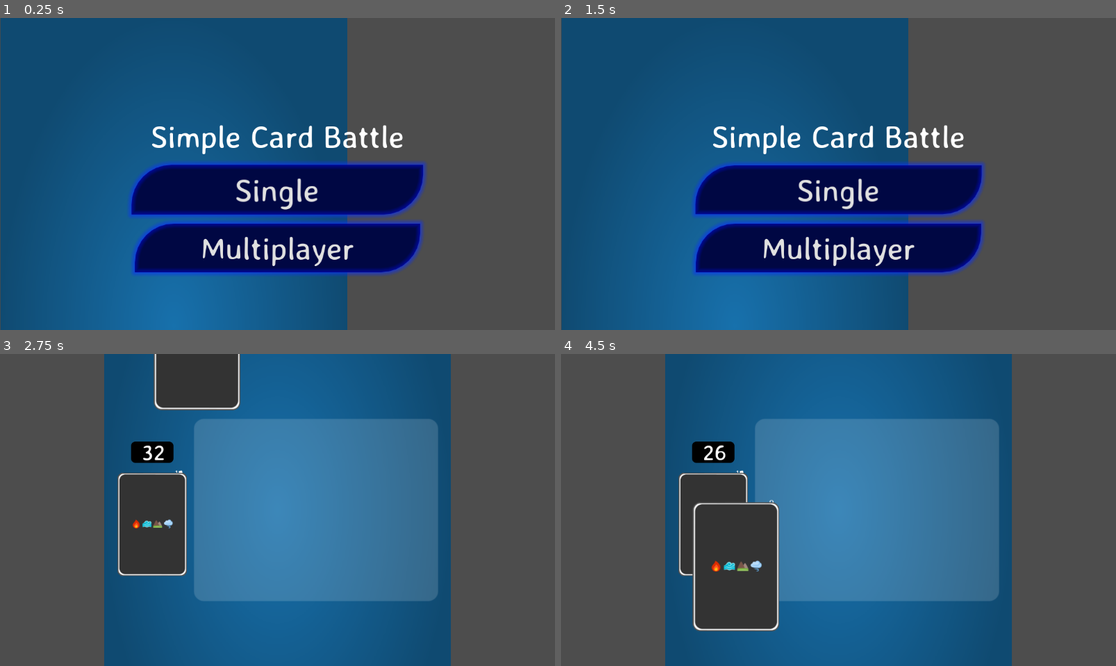
Above: before the commit, frames 1-4 (two rows, left to right).
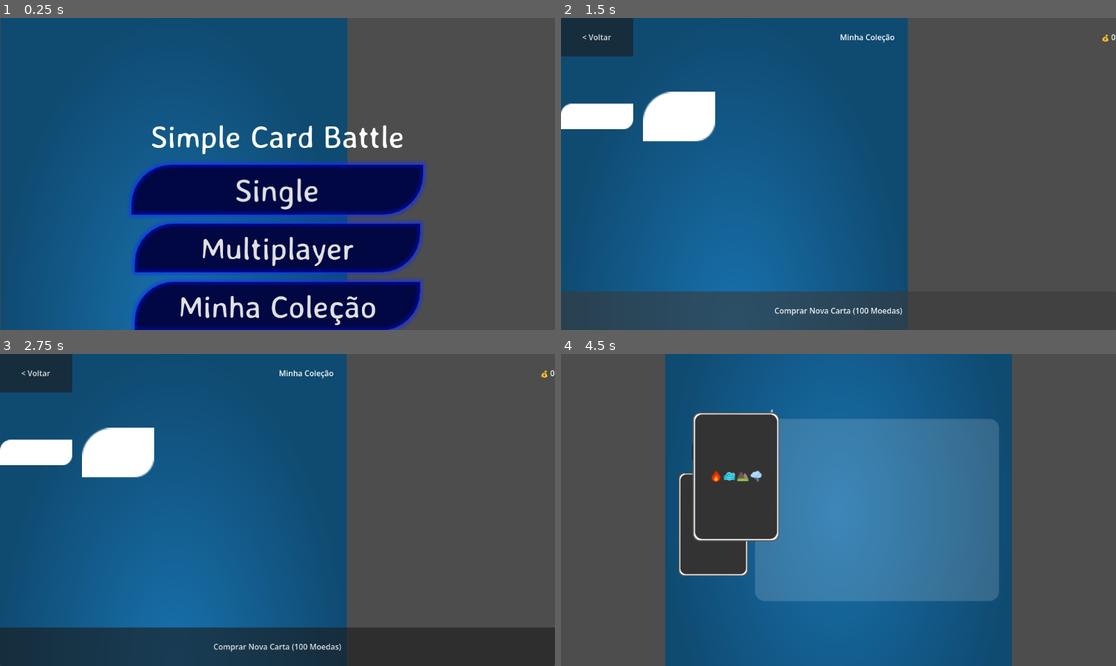
Above: after the commit, the same moments.

Repository: wlsnxx/simple-card-battle
Game: Godot game, scene res://Menu.tscn
Same seed, same stepped clock (60 frames per second), same inputs: the game is played once before the commit and once after it.
Inputs (mouse positions are in pixels of both pictures, inside the frame that each line leads up to):
- Up to frame 1 (0.25 s): no input
- Up to frame 2 (1.5 s): click (838, 305) at 0.5 s, where only the run after the commit has a clickable "Minha Coleção"; click (838, 311) at 1.25 s, where only the run after the commit has a clickable "Comprar Nova Carta (100 Moeda…"
- Up to frame 3 (2.75 s): click (277, 525) at 2 s, where only the run before the commit has a clickable "Single"
- Up to frame 4 (4.5 s): click (599, 372) at 2.75 s, where only the run after the commit has a clickable "< Voltar"; click (838, 525) at 3.5 s, where only the run after the commit has a clickable "Single"; tap Enter at 4.25 s; drag from (710, 525) to (894, 441) at 4.27 s

The runs differ from the first frame. In frame 1, 8.3% of the frame differs, in the area x 23-77%, y 83-100%; in frame 2, 32%; in frame 3, 77%, in the area x 0-100%, y 0-100%; in frame 4, 7.7%.

Commit message:
Add Collection Scene and Gacha Mechanic

Diff:
--- /dev/null
+++ b/godot/Collection.gd
@@ -0,0 +1,92 @@
+extends Node
+
+var ALL_CARDS = ["one", "two", "top", "x10", "back", "back_card"] # All available card textures
+var card_size = 150
+var grid: GridContainer
+var coins_label: Label
+
+func _ready():
+	var bg = preload("res://Background.tscn").instantiate()
+	add_child(bg)
+
+	var vbox = VBoxContainer.new()
+	vbox.set_anchors_preset(Control.PRESET_FULL_RECT)
+	vbox.add_theme_constant_override("separation", 20)
+	add_child(vbox)
+
+	# Header
+	var header = HBoxContainer.new()
+	header.custom_minimum_size = Vector2(0, 80)
+	vbox.add_child(header)
+
+	var btn_back = Button.new()
+	btn_back.text = "< Voltar"
+	btn_back.custom_minimum_size = Vector2(150, 0)
+	btn_back.pressed.connect(func(): Navigator.change_scene(SceneRoutes.HOME))
+	header.add_child(btn_back)
+
+	var title = Label.new()
+	title.text = "Minha Coleção"
+	title.horizontal_alignment = HORIZONTAL_ALIGNMENT_CENTER
+	title.size_flags_horizontal = Control.SIZE_EXPAND_FILL
+	header.add_child(title)
+
+	coins_label = Label.new()
+	coins_label.text = "💰 " + str(SaveService.get_coins())
+	header.add_child(coins_label)
+
+	# Grid
+	var scroll = ScrollContainer.new()
+	scroll.size_flags_vertical = Control.SIZE_EXPAND_FILL
+	vbox.add_child(scroll)
+
+	grid = GridContainer.new()
+	grid.columns = 3
+	grid.add_theme_constant_override("h_separation", 20)
+	grid.add_theme_constant_override("v_separation", 20)
+	grid.size_flags_horizontal = Control.SIZE_EXPAND_FILL
+	scroll.add_child(grid)
+
+	_populate_grid()
+
+	# Store
+	var btn_buy = Button.new()
+	btn_buy.text = "Comprar Nova Carta (100 Moedas)"
+	btn_buy.custom_minimum_size = Vector2(0, 80)
+	btn_buy.pressed.connect(_on_buy_pressed)
+	vbox.add_child(btn_buy)
+
+func _populate_grid():
+	for child in grid.get_children():
+		child.queue_free()
+
+	var unlocked = SaveService.get_unlocked_cards()
+	for card_id in unlocked:
+		var tex_rect = TextureRect.new()
+		tex_rect.texture = load("res://Card/" + card_id + ".png")
+		tex_rect.expand_mode = TextureRect.EXPAND_IGNORE_SIZE
+		tex_rect.stretch_mode = TextureRect.STRETCH_KEEP_ASPECT_CENTERED
+		tex_rect.custom_minimum_size = Vector2(card_size, card_size * 1.4)
+		grid.add_child(tex_rect)
+
+func _on_buy_pressed():
+	if SaveService.get_coins() >= 100:
+		SaveService.add_coins(-100)
+		coins_label.text = "💰 " + str(SaveService.get_coins())
+		AudioManager.play_victory()
+
+		# Pick random card to unlock
+		var unlocked = SaveService.get_unlocked_cards()
+		var locked = []
+		for c in ALL_CARDS:
+			if not c in unlocked:
+				locked.append(c)
+
+		if locked.size() > 0:
+			var new_card = locked[randi() % locked.size()]
+			SaveService.unlock_card(new_card)
+			_populate_grid()
+		else:
+			print("All cards unlocked!")
+	else:
+		AudioManager.play_defeat() # Not enough coins
--- /dev/null
+++ b/godot/Collection.tscn
@@ -0,0 +1,16 @@
+[gd_scene load_steps=3 format=2]
+
+[ext_resource path="res://Collection.gd" type="Script" id=1]
+[ext_resource path="res://Theme.tres" type="Theme" id=2]
+
+[node name="Collection" type="Node"]
+script = ExtResource( 1 )
+
+[node name="Control" type="Control" parent="."]
+layout_mode = 3
+anchors_preset = 15
+anchor_right = 1.0
+anchor_bottom = 1.0
+grow_horizontal = 2
+grow_vertical = 2
+theme = ExtResource( 2 )
--- a/godot/Menu.gd
+++ b/godot/Menu.gd
@@ -20,6 +20,13 @@
 	coins_panel.position = Vector2(get_viewport().size.x - 200, 20)
 	coins_panel.size = Vector2(180, 50)
 
+	# Inject Collection Button
+	var btn_collection = Button.new()
+	btn_collection.text = "Minha Coleção"
+	btn_collection.custom_minimum_size = Vector2(0, 100)
+	btn_collection.pressed.connect(func(): Navigator.change_scene(SceneRoutes.COLLECTION))
+	$VBoxContainer.add_child(btn_collection)
+
 	var canvas_layer = CanvasLayer.new()
 	canvas_layer.add_child(coins_panel)
 	add_child(canvas_layer)
--- a/godot/autoload/DebugCLI.gd
+++ b/godot/autoload/DebugCLI.gd
@@ -49,7 +49,11 @@
 		get_tree().quit(1)
 		return
 	print("[DebugCLI] --goto %s" % screen)
-	Navigator.change_scene(path)
+	match screen:
+		"home": Navigator.change_scene(SceneRoutes.HOME)
+		"game": Navigator.change_scene(SceneRoutes.GAME)
+		"collection": Navigator.change_scene(SceneRoutes.COLLECTION)
+		_: Navigator.change_scene(path)
 	if args.has("--screenshot-early"):
 		_take_screenshot(SCREENSHOT_PATH, 60)
 	elif args.has("--screenshot"):
--- a/godot/autoload/SaveService.gd
+++ b/godot/autoload/SaveService.gd
@@ -24,6 +24,7 @@
 	return {
 		"version": SAVE_VERSION,
 		"coins": 0,
+		"unlocked_cards": ["one", "two"], # Starting cards
 		"config": {
 			"first_run": true,
 			"vibration": true,
@@ -39,6 +40,16 @@
 	var current = get_coins()
 	data["coins"] = current + amount
 	save_all()
+
+func get_unlocked_cards() -> Array:
+	return data.get("unlocked_cards", ["one", "two"])
+
+func unlock_card(card_id: String) -> void:
+	var cards = get_unlocked_cards()
+	if not cards.has(card_id):
+		cards.append(card_id)
+		data["unlocked_cards"] = cards
+		save_all()
 
 
 func load_all() -> void:
--- a/godot/autoload/SceneRoutes.gd
+++ b/godot/autoload/SceneRoutes.gd
@@ -8,10 +8,12 @@
 
 const HOME: String = "res://Menu.tscn"
 const GAME: String = "res://Main.tscn"
+const COLLECTION: String = "res://Collection.tscn"
 
 ## tela (nome usado no --goto) → cena. Entradas podem apontar para a mesma
 ## cena com setup diferente — trate casos especiais no DebugCLI.
 const DEBUG_SCREENS: Dictionary = {
 	"home": HOME,
 	"game": GAME,
+	"collection": COLLECTION,
 }
